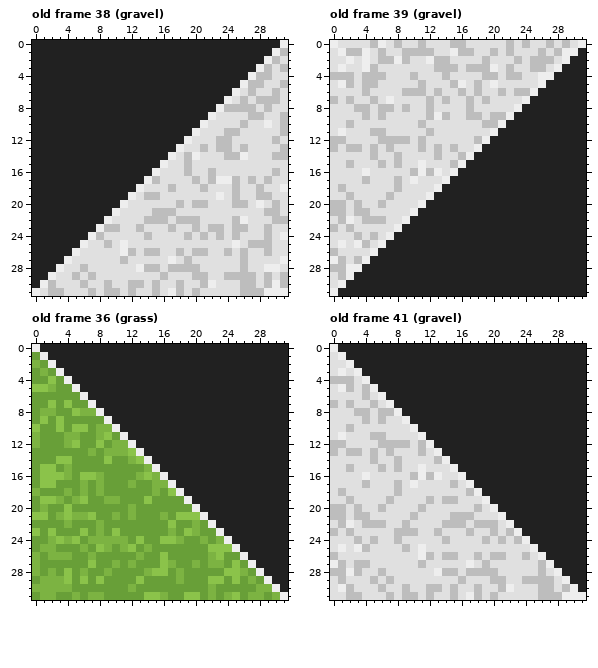
Pixel-art file, stored at assets/files/circuit_spritesheet.ase. Above, as it was before the edit.
32x32 pixels, 46 frames. Shown: old frame 38 (gravel), old frame 39 (gravel), old frame 36 (grass), old frame 41 (gravel).
Once edited:
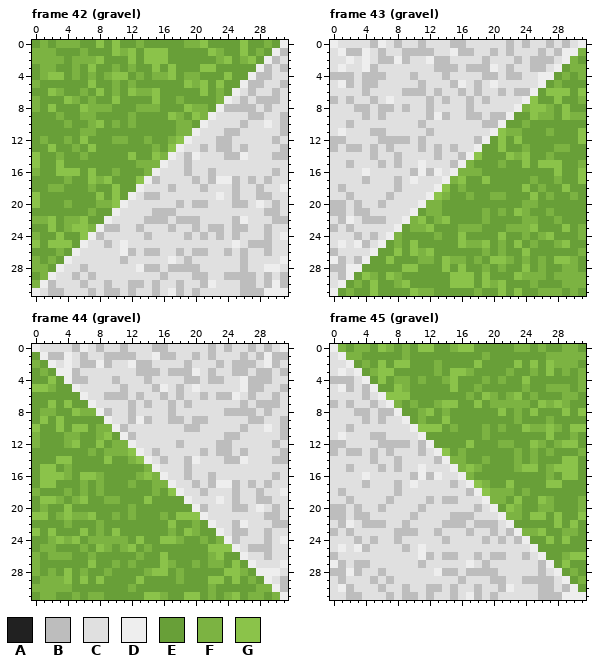
Palette (. is transparent): A #212121  B #bdbdbd  C #e0e0e0  D #eeeeee  E #689f38  F #7cb342  G #8bc34a
A new or re-ordered frame is compared with the old frame closest to it.
Author's note on the commit: Add globals and minor circuit upgrades
Diff:
frames 46 -> 50
Changed rows in their new state; - is an unchanged pixel.
Frame 42 (gravel) is new; against old frame 38 (gravel):
first column x 0:
 0 EFEFFFEEGEGEEFEEEEEFFGEEEEGEEFE
 1 FFFEEEFEEEGFGEGGGEEEEEGFEEGEFE-
 2 FFFFEFFFGEEEGEGGGEEEEEEFGEFGE--
 3 EFFEEFEGEEFEFEEGEGEEEGGEEEEE---
 4 EFGGEFEFEFGGEFEFFGEFFEEEGEE----
 5 FEEEEEEGEEFEFEEEEEEGFGEGEE-----
 6 EEGFEEFEGEFEGFFGEEEEEGEFE------
 7 FEEEGFEFEEGEEEEGEEFEEEEF-------
 8 FEGEEEGFFFEEEFFFEEEGFFE--------
 9 EEEFEEFFEEEEFEEEEGFEGF---------
10 EEEEFEEFGEFEFEEEEEFFE----------
11 EEEEEEFFEEEEEEEEEEFF-----------
12 EFEEFEGEEEFFEEFEEFG------------
13 EEGEEFEGEEEEEEEFEG-------------
14 GEEFEEFEEEEEGEEGF--------------
15 GEEGEEEEEEEEEFFF---------------
16 FEEGGGEGEEFEEEF----------------
17 EEEEFEEGFGEEEG-----------------
18 EEFFEEEFEEGEE------------------
19 GEEEEEEEGEGE-------------------
20 GEEEFEEEFFG--------------------
21 EEEEEEEFEE---------------------
22 FFGEFFGEE----------------------
23 EEGEFGGF-----------------------
24 FEEGEEG------------------------
25 GEGGGE-------------------------
26 EEEFE--------------------------
27 FEFE---------------------------
28 FFE----------------------------
29 EF-----------------------------
30 F------------------------------
Frame 43 (gravel) is new; against old frame 39 (gravel):
first column x 1:
 1 ------------------------------F
 2 -----------------------------FE
 3 ----------------------------EFF
 4 ---------------------------EFEF
 5 --------------------------EFEEE
 6 -------------------------EGGGEG
 7 ------------------------GEEGEEF
 8 -----------------------FGGFEGEE
 9 ----------------------EEGFFEGFF
10 ---------------------EEFEEEEEEE
11 --------------------GFFEEEFEEEG
12 -------------------EGEGEEEEEEEG
13 ------------------EEGEEFEEEFFEE
14 -----------------GEEEGFGEEFEEEE
15 ----------------FEEEFEEGEGGGEEF
16 ---------------FFFEEEEEEEEEGEEG
17 --------------FGEEGEEEEEFEEFEEG
18 -------------GEFEEEEEEEGEFEEGEE
19 ------------GFEEFEEFFEEEGEFEEFE
20 -----------FFEEEEEEEEEEFFEEEEEE
21 ----------EFFEEEEEFEFEGFEEFEEEE
22 ---------FGEFGEEEEFEEEEFFEEFEEE
23 --------EFFGEEEFFFEEEFFFGEEEGEF
24 -------FEEEEFEEGEEEEGEEFEFGEEEF
25 ------EFEGEEEEEGFFGEFEGEFEEFGEE
26 -----EEGEGFGEEEEEEFEFEEGEEEEEEF
27 ----EEGEEEFFEGFFEFEGGFEFEFEGGFE
28 ---EEEEEGGEEEGEGEEFEFEEGEFEEFFE
29 --EGFEGFEEEEEEGGGEGEEEGFFFEFFFF
30 -EFEGEEFGEEEEEGGGEGFGEEEFEEEFFF
31 EFEEGEEEEGFFEEEEEFEEGEGEEFFFEFE
Frame 44 (gravel) is new; against old frame 36 (grass):
first column x 1:
 0 CCCCBDCBCCBCCCBBCCCCCBCBCCBCBCD
 1 -BBDCBCCBBBBCCDBBCCBCBCCCBCBDBB
 2 --CDCBBDBCCDBBCCCCBCCCBCBBBCDBC
 3 ---DBCCCCCCCBBBCBBBDCBCCBBCBBCB
 4 ----BBCCCBCCCBCCCCBBCBBCCDBBBCC
 5 -----CCCCCBCCCBDCBCDCCCCCDBBCCB
 6 ------CCBBBCBCCBCBCCBCBBDCBCCBC
 7 -------CCCCBCBCCBCBCCCCCCBCBBBC
 8 --------BCCBCCCCBCCCCCCBBBBCBCC
 9 ---------CCBDBCCBBCBBCCCCCBBCCB
10 ----------BCCCCCCCBBCCCCCBCCDCB
11 -----------BCCCCCCCCCCCBBCCCCCB
12 ------------CCCCCBCCCCBBCCCCCBC
13 -------------CBCCCCCBCBBCBCCCCB
14 --------------CBCCBDCCCBBDCCCBB
15 ---------------CCCBCCCCCCCCCCCC
16 ----------------CCBCCBCCCCCCCBC
17 -----------------CCBCBDDBCBCBCC
18 ------------------CCBCCCBCCBCCD
19 -------------------CCCDCBCCBBCC
20 --------------------BCCCBBCDCBC
21 ---------------------CCCCCCCBBC
22 ----------------------CCBDCCCBB
23 -----------------------CBBCCBCC
24 ------------------------BCCCBCD
25 -------------------------CBBBCC
26 --------------------------CCBCC
27 ---------------------------CCCD
28 ----------------------------DDC
29 -----------------------------CB
30 ------------------------------B
Frame 45 (gravel) is new; against old frame 41 (gravel):
first column x 1:
 0 FEFFEGFEFEGGEEFGGEEEEEFFEFEEFFE
 1 -FFEEEEEFEEEEEEEEEFEEEEEEEFFFFF
 2 --EFEGEGGEEEFEEEEGEEEEGEGEGFFFE
 3 ---EFGGEEEEEFEGGFEEEEFEEFEGEFEF
 4 ----EGEFFEFEEFGEEEFEFEEGEEEEEEF
 5 -----EEGFEEEEEGEEFEEEEEFEEFFFEF
 6 ------GGGEEEEEEEFEGFEFGEFEEEFFE
 7 -------FEFEEFGGEEGEFFFFFEGFGFEE
 8 --------EEFGEFEEEEEEGEFEGEEEGEG
 9 ---------EFEEGEEEEEEEEFEEEFEEEE
10 ----------GGGEFEEEFEFEEGFFGFEGG
11 -----------EEEEEEEFEEEEEEEGEEFE
12 ------------EEEEGEEEFFEEGFEFGGE
13 -------------GEFEEEEEEFEFEFEEEF
14 --------------FFEEFEEEFEFEEEGGE
15 ---------------FGFEEEEFGGEFGGGE
16 ----------------FEEEEEEEEEFEGGE
17 -----------------GFEEGEEEEGGEEE
18 ------------------GFFFEFEEEEEEE
19 -------------------FFEGEEGFEEEF
20 --------------------EGFEEFFEEEF
21 ---------------------FFEGGEGEEG
22 ----------------------EEEEEGEGE
23 -----------------------FFGEEFFE
24 ------------------------EEGEGEE
25 -------------------------EEEEEE
26 --------------------------EEFGG
27 ---------------------------EGEE
28 ----------------------------EFE
29 -----------------------------EF
30 ------------------------------E
Where, in picture pixels (left, top, right, bottom), the same in both pictures:
changed: (32, 40, 280, 288)
changed: (338, 48, 586, 296)
changed: (40, 344, 288, 592)
changed: (338, 344, 586, 592)
